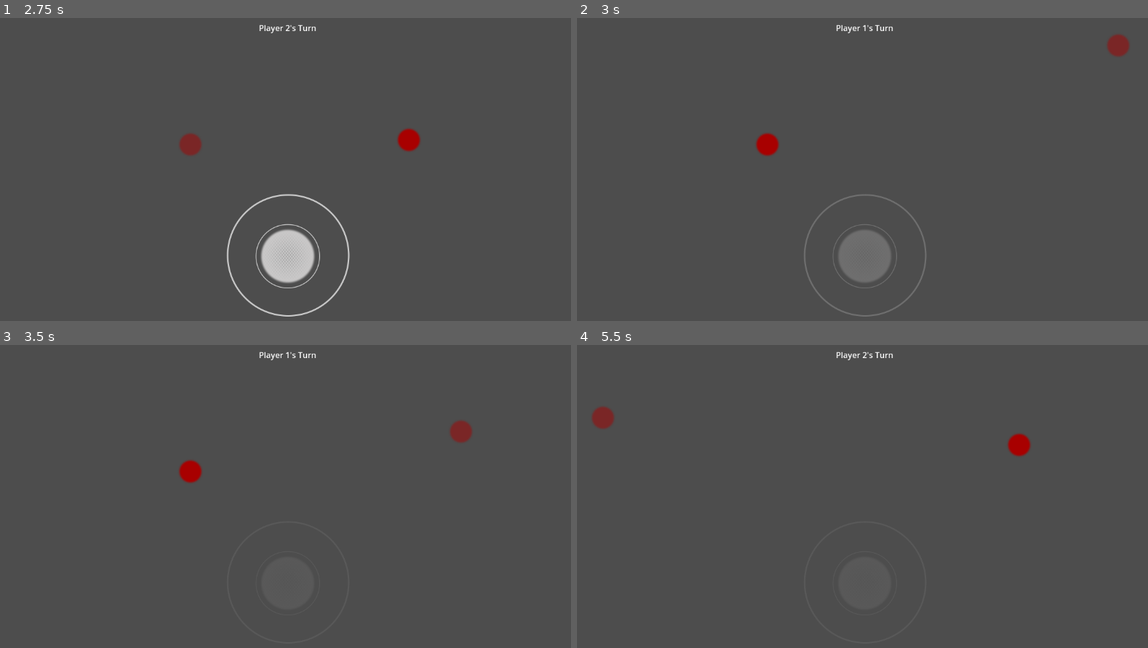
Above: before the commit, frames 1-4 (two rows, left to right).
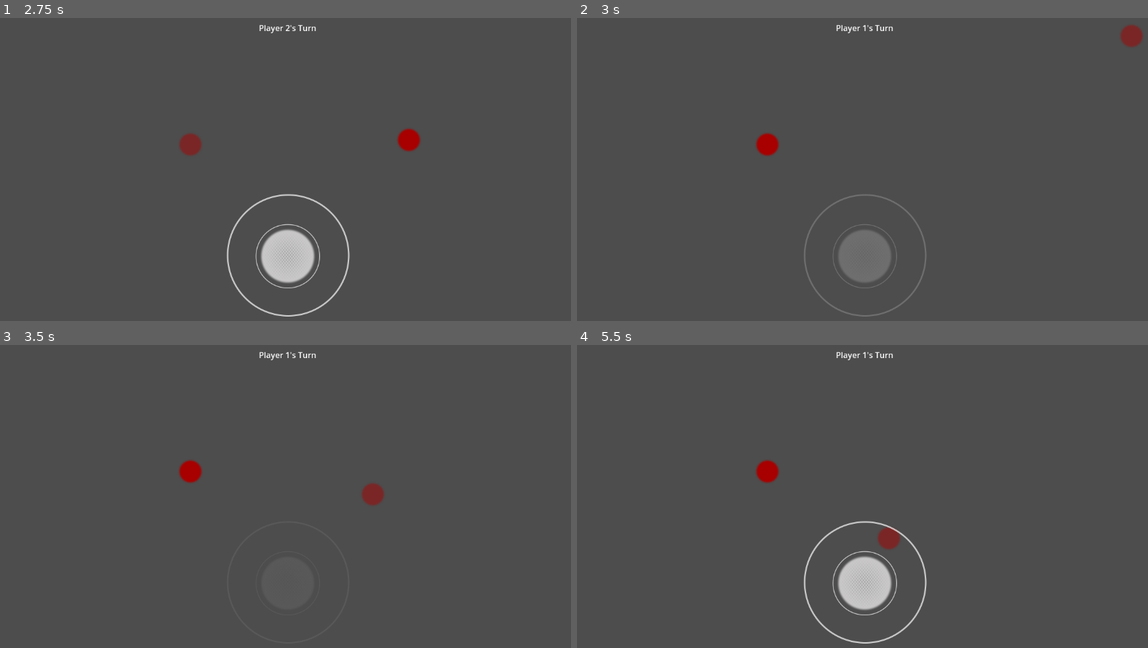
Above: after the commit, the same moments.

Repository: DeogenesMaranan/BallRace
Game: Godot game, scene res://main.tscn
Two runs of this game, one before a commit and one after it. Both use one fixed random seed, a clock stepped at 60 frames per second and the inputs below.
Inputs (mouse positions are in pixels of both pictures, inside the frame that each line leads up to):
- Up to frame 1 (2.75 s): click (285, 257) at 0.5 s; click (285, 257) at 1.25 s; click (285, 257) at 2 s
- Up to frame 2 (3 s): tap Enter at 2.75 s; move the mouse to (993, 163) at 2.77 s
- Up to frame 3 (3.5 s): no input
- Up to frame 4 (5.5 s): move the mouse to (748, 523) at 3.52 s; move the mouse to (925, 435) at 4.27 s; tap Space at 5 s; move the mouse to (833, 572) at 5.02 s

Frame 1 is identical in both runs. In frame 2, 0.4% of the frame differs, in the area x 92-99%, y 2-13%; in frame 3, 0.4%; in frame 4, 2.8%, in the area x 2-80%, y 2-99%.

Commit message:
Refactor code to improve modularity and maintainability

Diff:
--- a/Components/player.gd
+++ b/Components/player.gd
@@ -1,7 +1,7 @@
 extends RigidBody2D
 
 const SPEED = 2000.0
-const FRICTION = 0.95
+const FRICTION = 0.97
 const BALL_RADIUS = 16.0
 const MIN_SEPARATION = 1.1
 const STOP_THRESHOLD = 5.0
--- /dev/null
+++ b/Helper/turnManager.gd
@@ -0,0 +1,68 @@
+extends Node
+
+signal turn_switched(current_player: RigidBody2D)
+
+@onready var player1: RigidBody2D = $"../Player1"
+@onready var player2: RigidBody2D = $"../Player2"
+@onready var joystick: Node2D = $"../HUD/BotCenter/Joystick"
+@onready var turn_label: Label = $"../HUD/TopCenter/CurrentPlayer"
+@onready var players: Array[RigidBody2D] = [player1, player2]
+@onready var current_player: RigidBody2D
+
+var tween: Tween
+
+func _ready():
+	if players.size() > 0:
+		current_player = players[0]
+		_update_turn_label()
+		_highlight_current_player()
+
+func switch_turn():
+	var current_index = players.find(current_player)
+	current_index = (current_index + 1) % players.size()
+	current_player = players[current_index]
+	emit_signal("turn_switched", current_player)
+	_update_turn_label()
+	_highlight_current_player()
+
+func get_current_player() -> RigidBody2D:
+	return current_player
+
+func set_players(new_players: Array[RigidBody2D]):
+	players = new_players
+	if players.size() > 0:
+		current_player = players[0]
+		_update_turn_label()
+		_highlight_current_player()
+
+func _update_turn_label():
+	if turn_label:
+		turn_label.text = "Player 1's Turn" if current_player == players[0] else "Player 2's Turn"
+
+func _highlight_current_player():
+	for player in players:
+		player.get_node("Sprite2D").modulate = Color(1, 1, 1, 0.5)  # Dim all players
+	current_player.get_node("Sprite2D").modulate = Color.WHITE  # Highlight the current player
+
+func start_fade(target_color: Color):
+	if tween and tween.is_running():
+		tween.kill()
+
+	tween = get_tree().create_tween()
+	tween.tween_property(joystick, "modulate", target_color, 0.3).set_trans(Tween.TRANS_QUAD).set_ease(Tween.EASE_OUT)
+
+func are_balls_moving() -> bool:
+	for player in players:
+		if player.linear_velocity.length() > 5:
+			return true
+	return false
+
+func process_turn_state():
+	if are_balls_moving():
+		if joystick.is_joystick_enabled():
+			joystick.set_enabled(false)
+			start_fade(Color(1, 1, 1, 0.1))
+	else:
+		if not joystick.is_joystick_enabled():
+			start_fade(Color.WHITE)
+			joystick.set_enabled(true)
--- /dev/null
+++ b/Helper/wallGenerator.gd
@@ -0,0 +1,31 @@
+extends Node2D
+
+@export var collision_margin: int = 10
+@export var wall_color: Color = Color.RED
+
+func generate_walls(viewport_rect: Rect2):
+	var width = viewport_rect.size.x
+	var height = viewport_rect.size.y
+
+	_create_wall(Vector2(width / 2.0, -collision_margin / 2.0), width, collision_margin)
+	_create_wall(Vector2(width / 2.0, height + collision_margin / 2.0), width, collision_margin)
+	_create_wall(Vector2(-collision_margin / 2.0, height / 2.0), collision_margin, height)
+	_create_wall(Vector2(width + collision_margin / 2.0, height / 2.0), collision_margin, height)
+
+func _create_wall(target_position: Vector2, w: int, h: int):
+	var wall = StaticBody2D.new()
+	wall.position = target_position
+
+	var shape = CollisionShape2D.new()
+	var rect = RectangleShape2D.new()
+	rect.size = Vector2(w, h)
+	shape.shape = rect
+
+	var visual = ColorRect.new()
+	visual.size = Vector2(w, h)
+	visual.color = wall_color
+	visual.position = Vector2(-w / 2.0, -h / 2.0)
+
+	wall.add_child(shape)
+	wall.add_child(visual)
+	add_child(wall)
--- a/main.gd
+++ b/main.gd
@@ -1,94 +1,21 @@
 extends Node2D
 
-@export var collision_margin: int = 10
-@export var wall_color: Color = Color.RED
-
-@onready var player1 = $Player1
-@onready var player2 = $Player2
-@onready var turn_label = $HUD/TopCenter/CurrentPlayer
-@onready var joystick = $HUD/BotCenter/Joystick
-
-var current_player: RigidBody2D
-var players: Array
+@onready var wall_generator = $WallGenerator
+@onready var turn_manager = $TurnManager
 
 func _ready():
 	var viewport_rect = get_viewport_rect()
-	var width = viewport_rect.size.x
-	var height = viewport_rect.size.y
-
-	# Create walls
-	_create_wall(Vector2(width / 2.0, -collision_margin / 2.0), width, collision_margin)  # Top
-	_create_wall(Vector2(width / 2.0, height + collision_margin / 2.0), width, collision_margin)  # Bottom
-	_create_wall(Vector2(-collision_margin / 2.0, height / 2.0), collision_margin, height)  # Left
-	_create_wall(Vector2(width + collision_margin / 2.0, height / 2.0), collision_margin, height)  # Right
-
-	players = [player1, player2]
-	current_player = player1
-	_update_turn_label()
-	_highlight_current_player()
-
-func _create_wall(target_position: Vector2, w: int, h: int):
-	var wall = StaticBody2D.new()
-	wall.position = target_position
-
-	var shape = CollisionShape2D.new()
-	var rect = RectangleShape2D.new()
-	rect.size = Vector2(w, h)
-	shape.shape = rect
-
-	var visual = ColorRect.new()
-	visual.size = Vector2(w, h)
-	visual.color = wall_color
-	visual.position = Vector2(-w / 2.0, -h / 2.0)
-
-	wall.add_child(shape)
-	wall.add_child(visual)
-	add_child(wall)
+	wall_generator.generate_walls(viewport_rect)
+	turn_manager.turn_switched.connect(_on_turn_switched)
 
 func _on_joystick_input_received(input_vector: Vector2):
-	if not _are_balls_moving():
-		current_player.apply_input(input_vector)
-		switch_turn()
+	if not turn_manager.are_balls_moving():
+		print(turn_manager.get_current_player())
+		turn_manager.get_current_player().apply_input(input_vector)
+		turn_manager.switch_turn()
 
-func switch_turn():
-	var current_index = players.find(current_player)
-	current_index = (current_index + 1) % players.size()
-	current_player = players[current_index]
-	_update_turn_label()
-	_highlight_current_player()
-
-func _update_turn_label():
-	turn_label.text = "Player 1's Turn" if current_player == player1 else "Player 2's Turn"
-
-func _highlight_current_player():
-	player1.get_node("Sprite2D").modulate = Color(1, 1, 1, 0.5)
-	player2.get_node("Sprite2D").modulate = Color(1, 1, 1, 0.5)
-	current_player.get_node("Sprite2D").modulate = Color.WHITE
-
-func _are_balls_moving() -> bool:
-	for player in players:
-		if player.linear_velocity.length() > 5:
-			return true
-	return false
-
-@onready var tween: Tween = get_tree().create_tween()
+func _on_turn_switched(_current_player: RigidBody2D):
+	pass
 
 func _process(_delta: float):
-	if _are_balls_moving():
-		if joystick.is_joystick_enabled():
-			joystick.set_enabled(false)
-			_start_fade(Color(1, 1, 1, 0.1))
-	else:
-		if not joystick.is_joystick_enabled():
-			joystick.set_enabled(true)
-			_start_fade(Color.WHITE, true)
-
-func _start_fade(target_color: Color, enable_after: bool = false):
-	if tween and tween.is_running():
-		tween.kill()
-
-	tween = get_tree().create_tween()
-	tween.tween_property(joystick, "modulate", target_color, 0.3).set_trans(Tween.TRANS_QUAD).set_ease(Tween.EASE_OUT)
-
-	if enable_after:
-		tween.finished.connect(func(): joystick.set_enabled(true), CONNECT_ONE_SHOT)
+	turn_manager.process_turn_state()
--- a/main.tscn
+++ b/main.tscn
@@ -1,8 +1,10 @@
-[gd_scene load_steps=4 format=3 uid="uid://dgeqawox2dujp"]
+[gd_scene load_steps=6 format=3 uid="uid://dgeqawox2dujp"]
 
 [ext_resource type="Script" path="res://main.gd" id="1_h2x83"]
 [ext_resource type="PackedScene" uid="uid://ba7x8exjgafxl" path="res://Scenes/joystick.tscn" id="1_nlyxu"]
 [ext_resource type="PackedScene" uid="uid://2wrdd2mg716f" path="res://Scenes/player.tscn" id="2_jnai4"]
+[ext_resource type="Script" path="res://Helper/turnManager.gd" id="4_68cpj"]
+[ext_resource type="Script" path="res://Helper/wallGenerator.gd" id="5_pkqxn"]
 
 [node name="Main" type="Node2D"]
 script = ExtResource("1_h2x83")
@@ -42,3 +44,9 @@
 
 [node name="Player2" parent="." instance=ExtResource("2_jnai4")]
 position = Vector2(816, 242)
+
+[node name="TurnManager" type="Node" parent="."]
+script = ExtResource("4_68cpj")
+
+[node name="WallGenerator" type="Node2D" parent="."]
+script = ExtResource("5_pkqxn")
